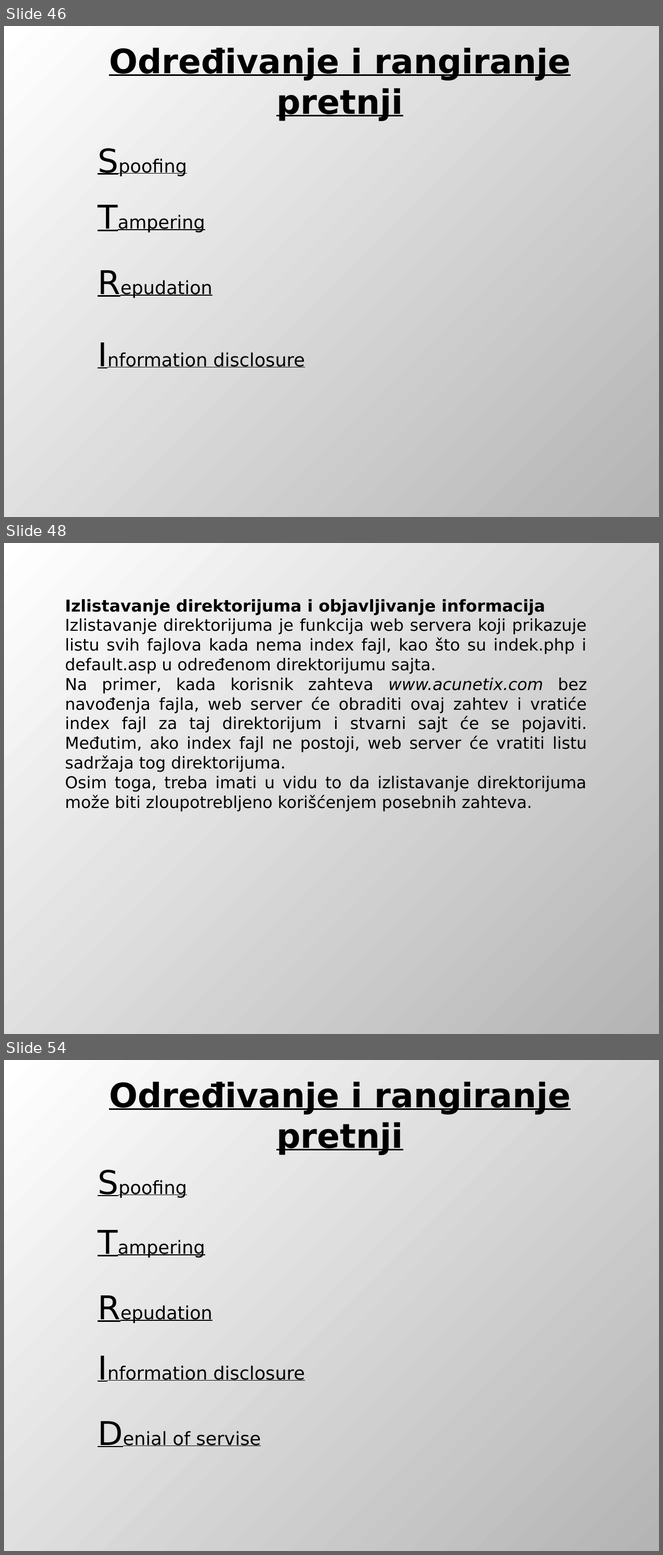
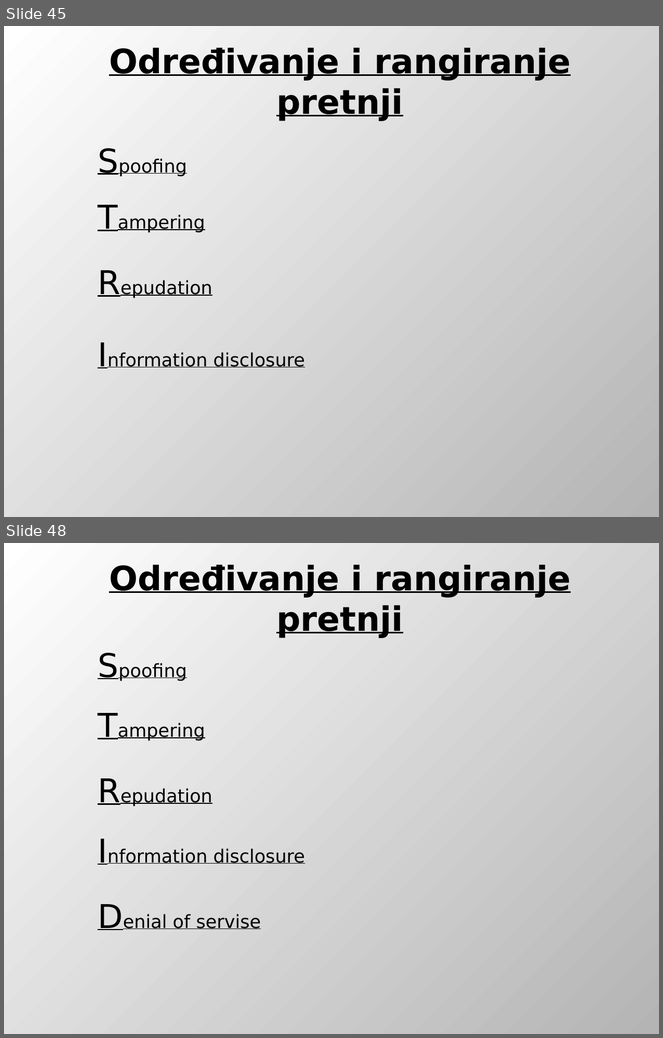
Before and after one commit to DejanUrosevic/XML-Projekat, a slide deck: Model Pretnji.pptx. Shown one above the other, each under a label of ours: slides 46, 48 and 54 before the commit, slides 45 and 48 after it; the slides between them are not shown. The pictures are 663x1555 and 663x1038 pixels, drawn with LibreOffice and Linux fonts; fonts in the diff are those of the drawing. Boxes give left, top, right and bottom in pixels: in the first picture for what was removed or moved away, otherwise in the second. Text is boxed around its words. In the diff, an @@ line names an element or a change of style, - is before the commit and + after.

```diff
--- a/Model Pretnji.pptx
+++ b/Model Pretnji.pptx
@@ slide 48 removed at [4,543,659,1034], background gradient #FFFFFF to #B4B4B4 @@
@@ text removed at [65,599,587,812] @@
-Izlistavanje direktorijuma i objavljivanje informacija
-Izlistavanje direktorijuma je funkcija web servera koji prikazuje listu svih fajlova kada nema index fajl, kao što su indek.php i default.asp u određenom direktorijumu sajta.
-Na primer, kada korisnik zahteva www.acunetix.com bez navođenja fajla, web server će obraditi ovaj zahtev i vratiće index fajl za taj direktorijum i stvarni sajt će se pojaviti. Međutim, ako index fajl ne postoji, web server će vratiti listu sadržaja tog direktorijuma.
-Osim toga, treba imati u vidu to da izlistavanje direktorijuma može biti zloupotrebljeno korišćenjem posebnih zahteva.
@@ what was slide 46 is now slide 45 @@
@@ what was slide 54 is now slide 48 @@
```
Also in this commit, not shown: 2 slides changed, 2 slides added, 7 other slides removed.
